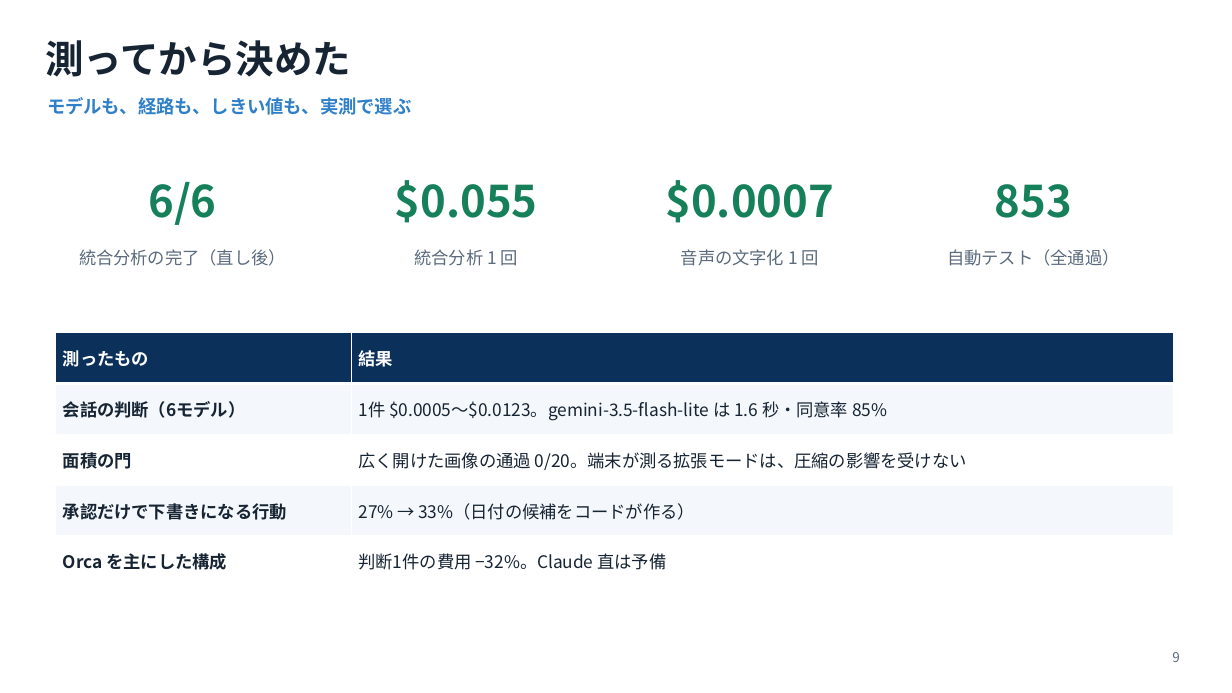
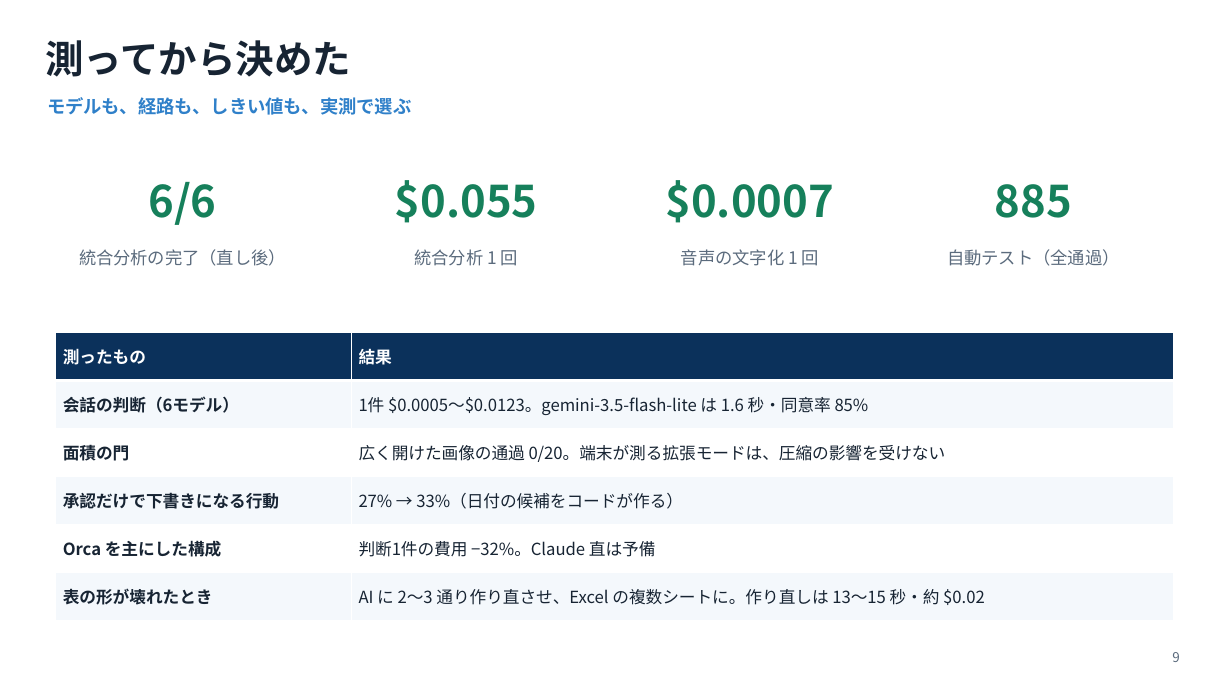
Before and after one commit to 009-next/Connect-Force, a slide deck: slide 9 of hackathon_materials/slides/Connect-Force_submission.pptx. Drawn at 1232x693 pixels with LibreOffice and Linux fonts; fonts in the diff are those of the drawing. Boxes give left, top, right and bottom in pixels: in the first picture for what was removed or moved away, otherwise in the second. Text is boxed around its words. In the diff, an @@ line names an element or a change of style, - is before the commit and + after.

```diff
--- a/hackathon_materials/slides/Connect-Force_submission.pptx
+++ b/hackathon_materials/slides/Connect-Force_submission.pptx
@@ text at box(995, 184, 1072, 218): text changed @@
-853
+885
@@ table at box(55, 333, 1174, 621) @@
+row 6: 表の形が壊れたとき | AI に 2〜3 通り作り直させ、Excel の複数シートに。作り直しは 13〜15 秒・約 $0.02
```
Also in this commit, not shown: 3 other slides changed, 8 other files.
